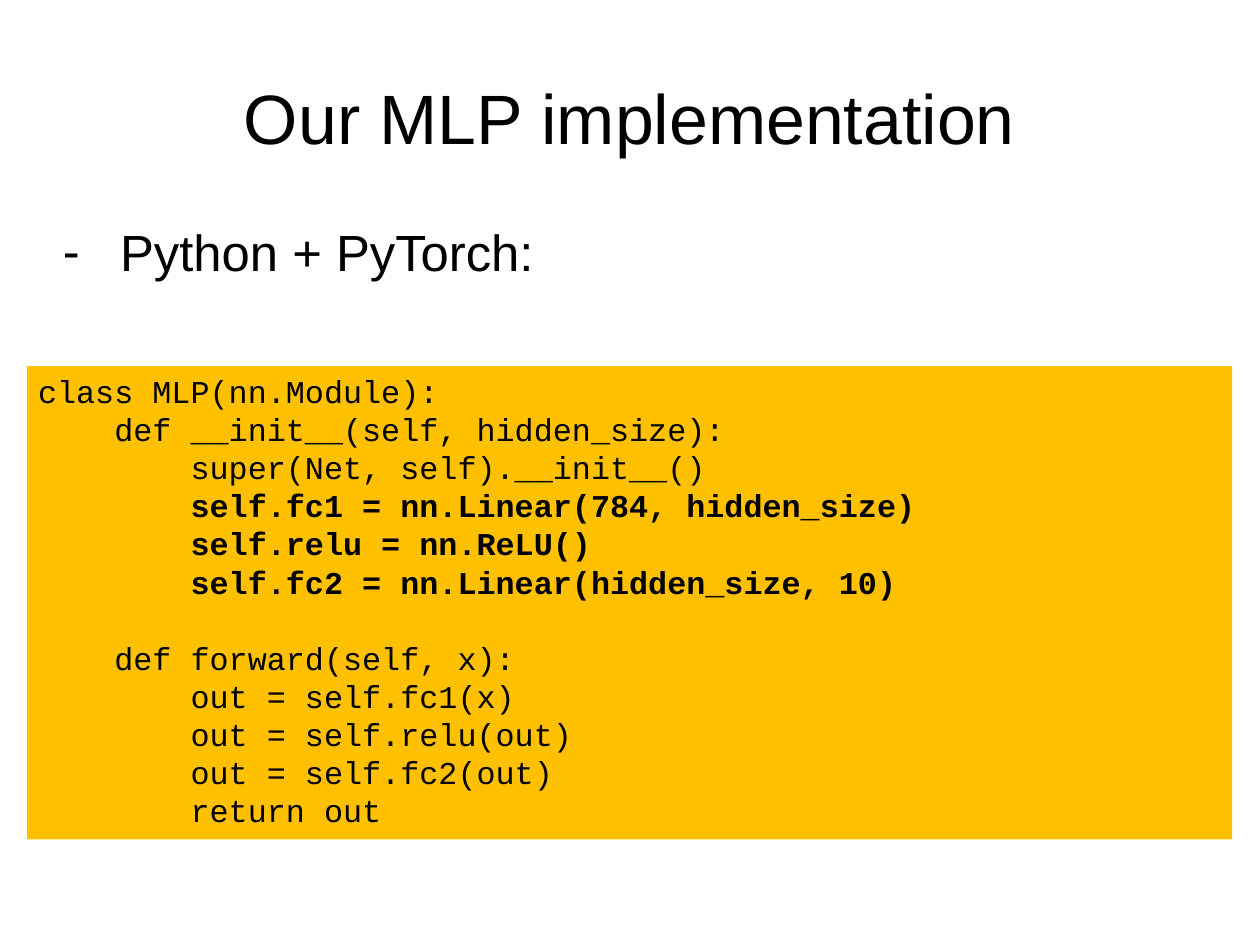
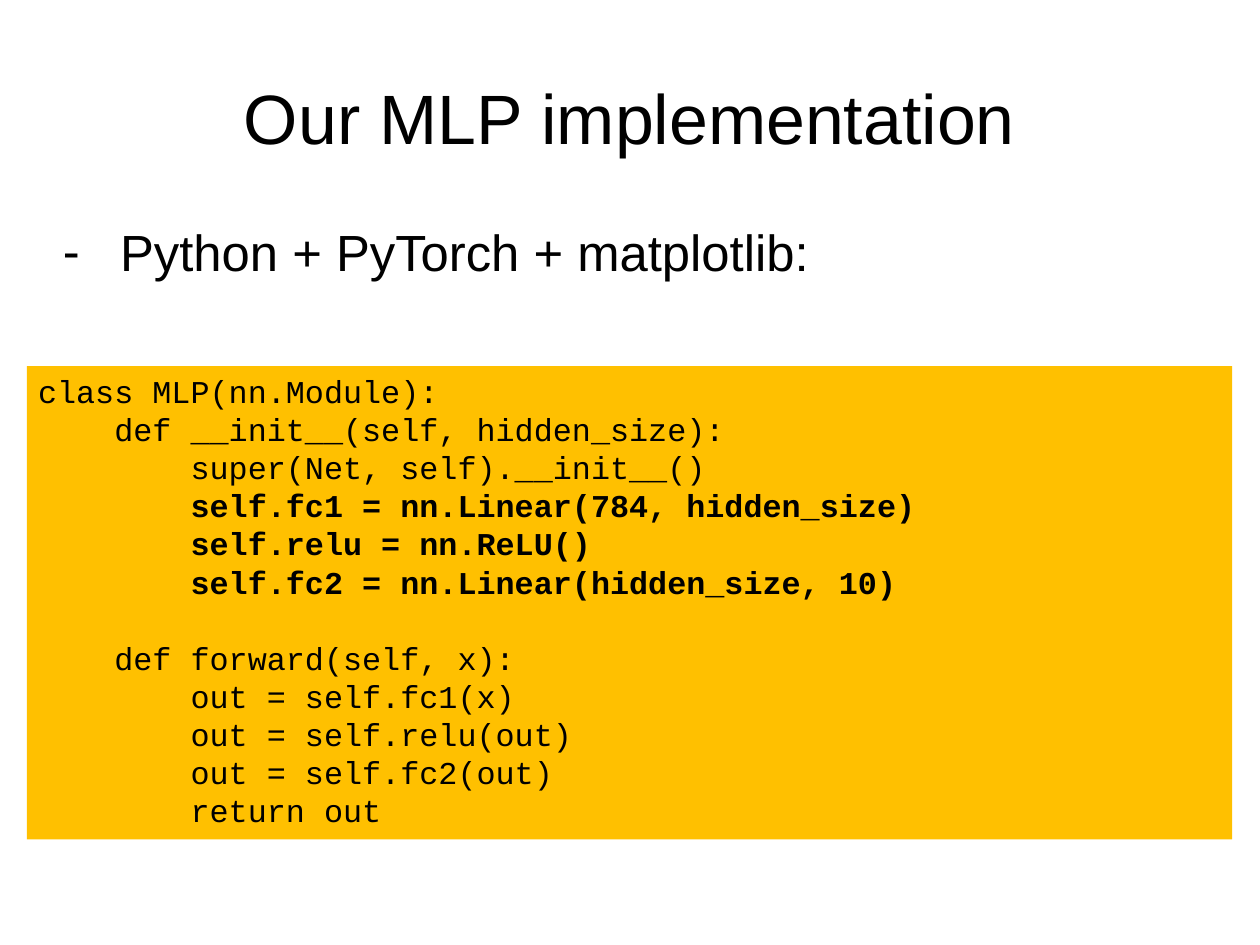
Before and after one commit to lukaszbinden/jmcs-pattern-recognition, a slide deck: slide 2 of Exercise_2b/presentation.pptx. Drawn at 1260x945 pixels with LibreOffice and Linux fonts; fonts in the diff are those of the drawing. Boxes give left, top, right and bottom in pixels: in the first picture for what was removed or moved away, otherwise in the second. Text is boxed around its words. In the diff, an @@ line names an element or a change of style, - is before the commit and + after.

```diff
--- a/Exercise_2b/presentation.pptx
+++ b/Exercise_2b/presentation.pptx
@@ text at [120,234,808,282]: text changed @@
-– Python + PyTorch:
+– Python + PyTorch + matplotlib:
```
Also in this commit, not shown: 1 other slide changed.
